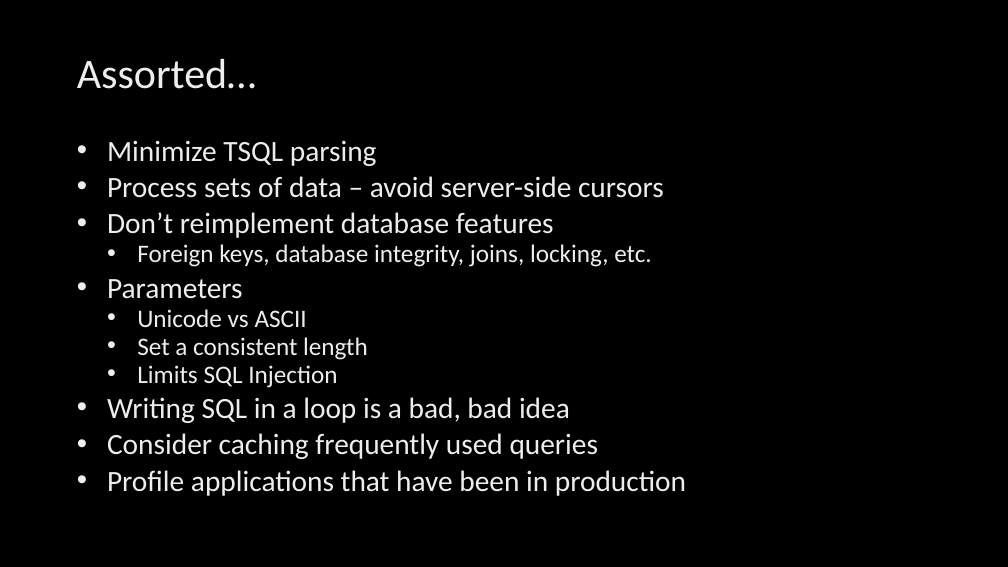
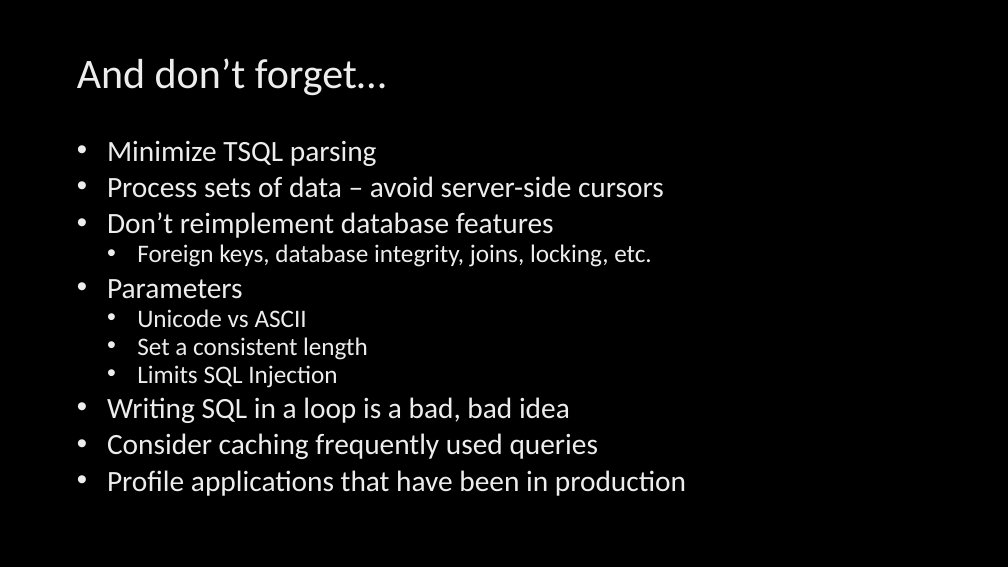
Before and after one commit to billgraziano/kcdc2018, a slide deck: slide 7 of ppt/5. Client Apps/Client Application Considerations.pptx. Drawn at 1008x567 pixels with LibreOffice and Linux fonts; fonts in the diff are those of the drawing; background and template pictures are left out. Boxes give left, top, right and bottom in pixels: in the first picture for what was removed or moved away, otherwise in the second. Text is boxed around its words. In the diff, an @@ line names an element or a change of style, - is before the commit and + after.

```diff
--- a/ppt/5. Client Apps/Client Application Considerations.pptx
+++ b/ppt/5. Client Apps/Client Application Considerations.pptx
@@ title at [77,58,386,96]: text changed @@
-Assorted…
+And don’t forget…
```
Also in this commit, not shown: 13 other files.
